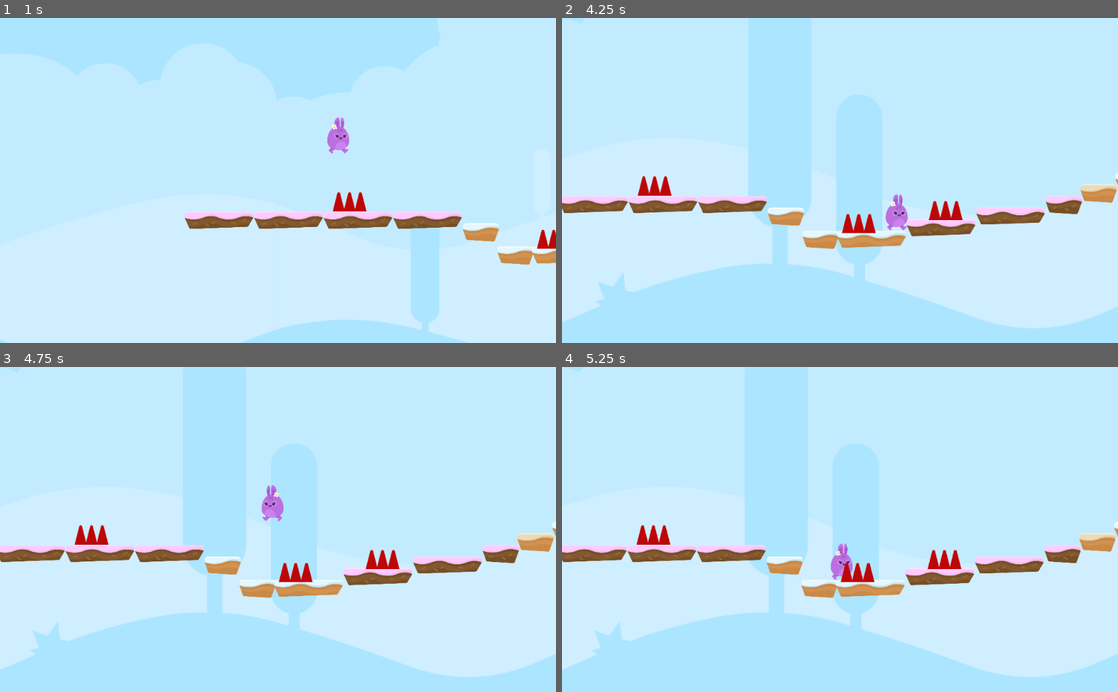
Above: before the commit, frames 1-4 (two rows, left to right).
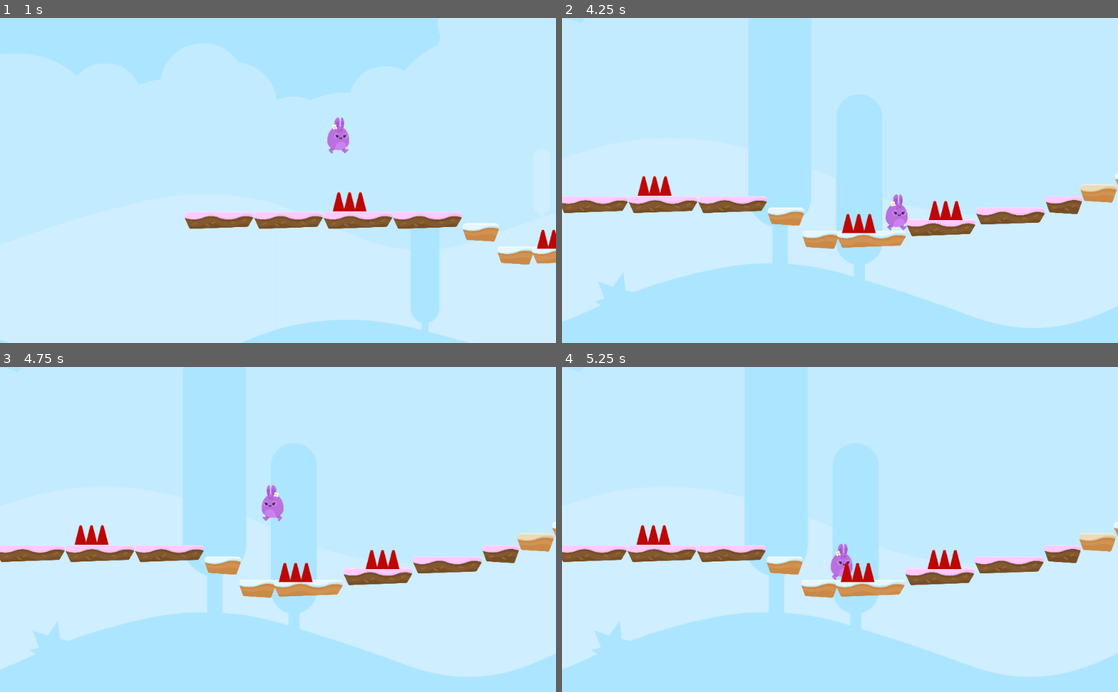
Above: after the commit, the same moments.

Repository: KennedyMungai/SimplePlatformer
Game: Godot game, scene res://Scenes/Levels/Level1.tscn
Same seed, same stepped clock (60 frames per second), same inputs: the game is played once before the commit and once after it.
Inputs:
- Up to frame 1 (1 s): hold D (right) from 0.53 s (still down); tap W (jump) at 0.77 s
- Up to frame 2 (4.25 s): tap W (jump) at 1.52, 3.02, 3.77 s; release D (right) at 2.03 s; hold A (left) 2.03-2.78 s; hold D (right) from 2.78 s (still down)
- Up to frame 3 (4.75 s): release D (right) at 4.28 s; hold A (left) from 4.28 s (still down); tap W (jump) at 4.52 s
- Up to frame 4 (5.25 s): release A (left) at 5.03 s; hold D (right) from 5.03 s (still down)

Frame 1 is identical in both runs. In frame 2, 0.1% of the frame differs, in the area x 0-99%, y 55-71%; in frame 3, 0.1%; in frame 4, 0.1%.
Error after the commit: Parse Error: The method "end_game" isn't declared in the current class. (res://Scripts/GameState.gd:16)

Commit message:
The game ends when the lives fall below 0

Diff:
--- a/Scripts/GameState.gd
+++ b/Scripts/GameState.gd
@@ -11,4 +11,6 @@
 func hurt() -> void:
 	lives -= 1;
 	$Player.hurt();
-	print(lives);
+
+	if(lives < 0):
+		end_game();
